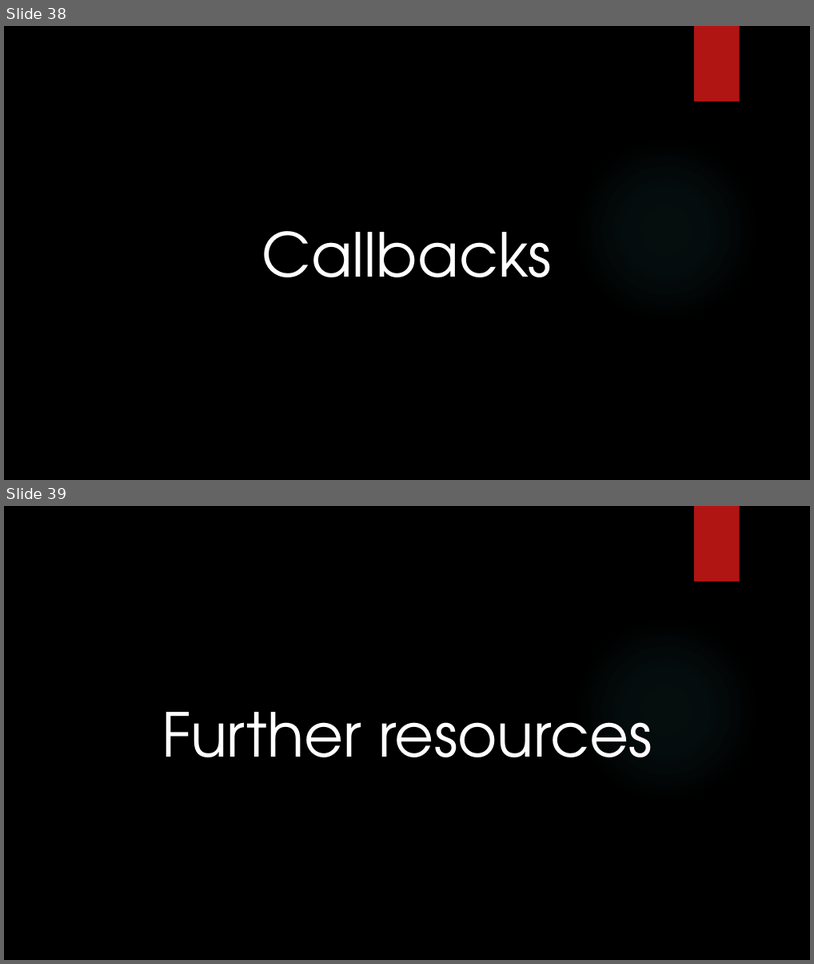
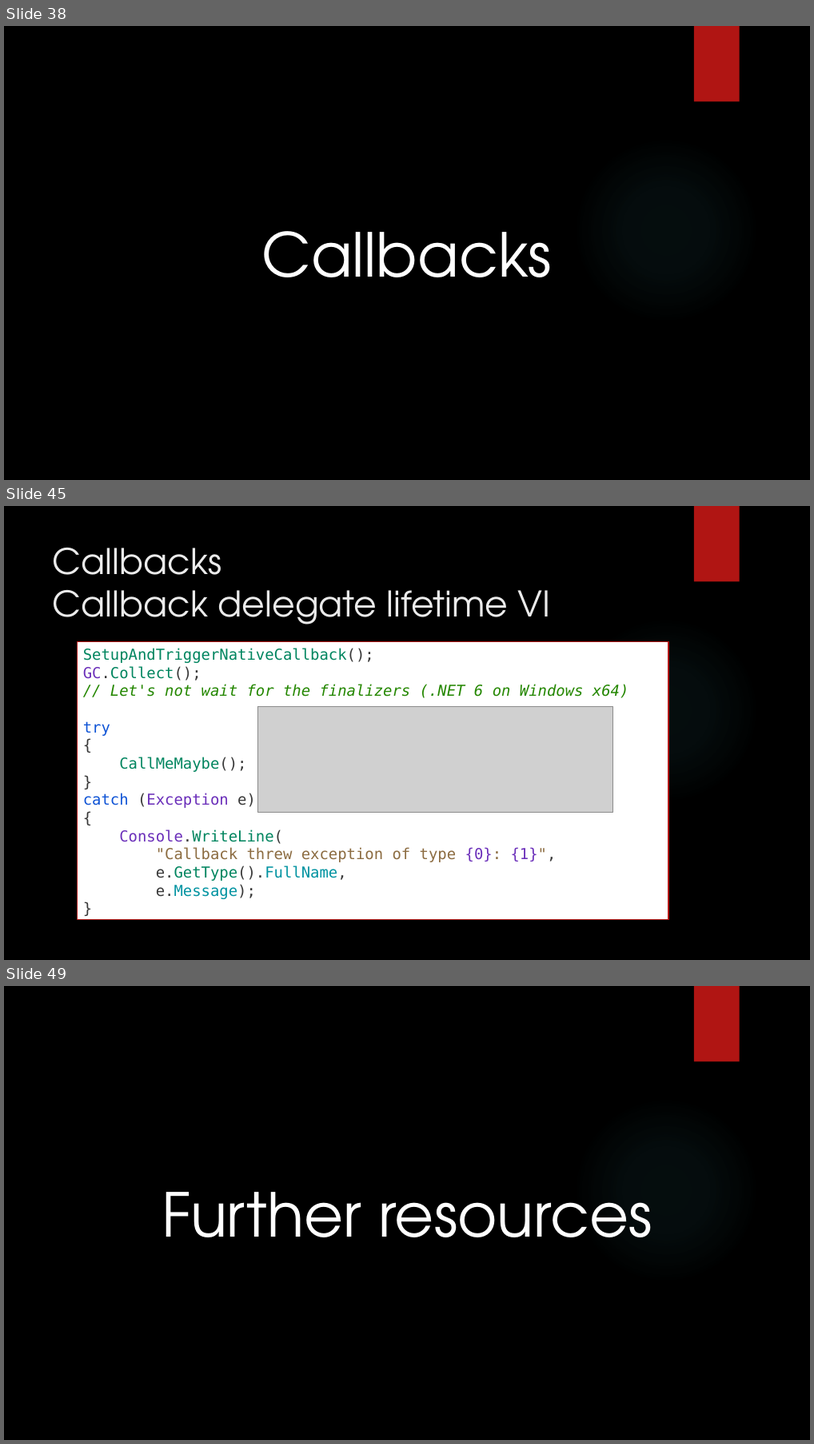
Before and after one commit to dennisdietrich/UnsafeCSharp, a slide deck: doc/Introduction to unsafe C#.pptx. Shown one above the other, each under a label of ours: slides 38 and 39 before the commit, slides 38, 45 and 49 after it; the slides between them are not shown. The pictures are 814x964 and 814x1444 pixels, drawn with LibreOffice and Linux fonts; fonts in the diff are those of the drawing; grey boxes stand for pictures; background and template pictures are left out. Boxes give left, top, right and bottom in pixels: in the first picture for what was removed or moved away, otherwise in the second. Text is boxed around its words. In the diff, an @@ line names an element or a change of style, - is before the commit and + after.

Commit message:
Added slides about callbacks (issue #4)

```diff
--- a/doc/Introduction to unsafe C#.pptx
+++ b/doc/Introduction to unsafe C#.pptx
@@ slide 45 added at (4, 506, 810, 960), background picture (left out); not listed: 2 template elements that a slide beside it also shows @@
@@ title added at (53, 548, 551, 624), 42 pt, text #EBEBEB @@
+Callbacks
+Callback delegate lifetime VI
@@ rectangle added at (77, 642, 669, 920), fill #FFFFFF, outline #B01513 1.25 pt, 18 pt, text #00855F @@
+SetupAndTriggerNativeCallback();
+GC.Collect();
+// Let's not wait for the finalizers (.NET 6 on Windows x64)
+try
+{
+CallMeMaybe();
+}
+catch (Exception e)
+{
+Console.WriteLine(
+"Callback threw exception of type {0}: {1}",
+e.GetType().FullName,
+e.Message);
+}
@@ picture added at (258, 706, 613, 812) @@
@@ what was slide 39 is now slide 49 @@
```
Also in this commit, not shown: 1 slide changed, 9 other slides added, 5 other files.
